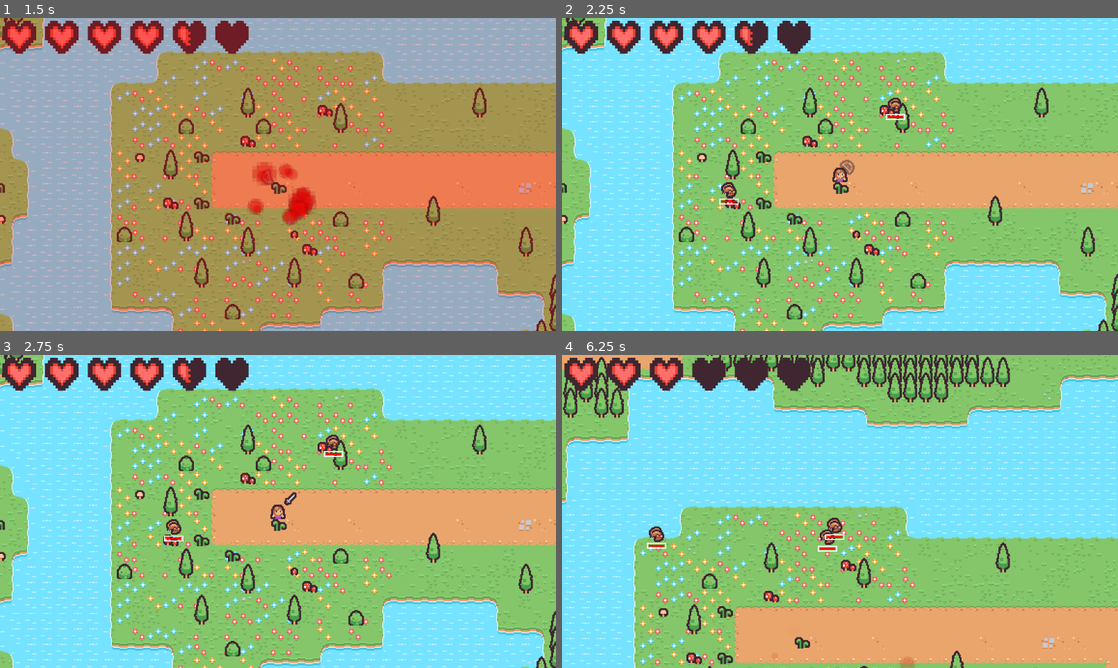
Above: before the commit, frames 1-4 (two rows, left to right).
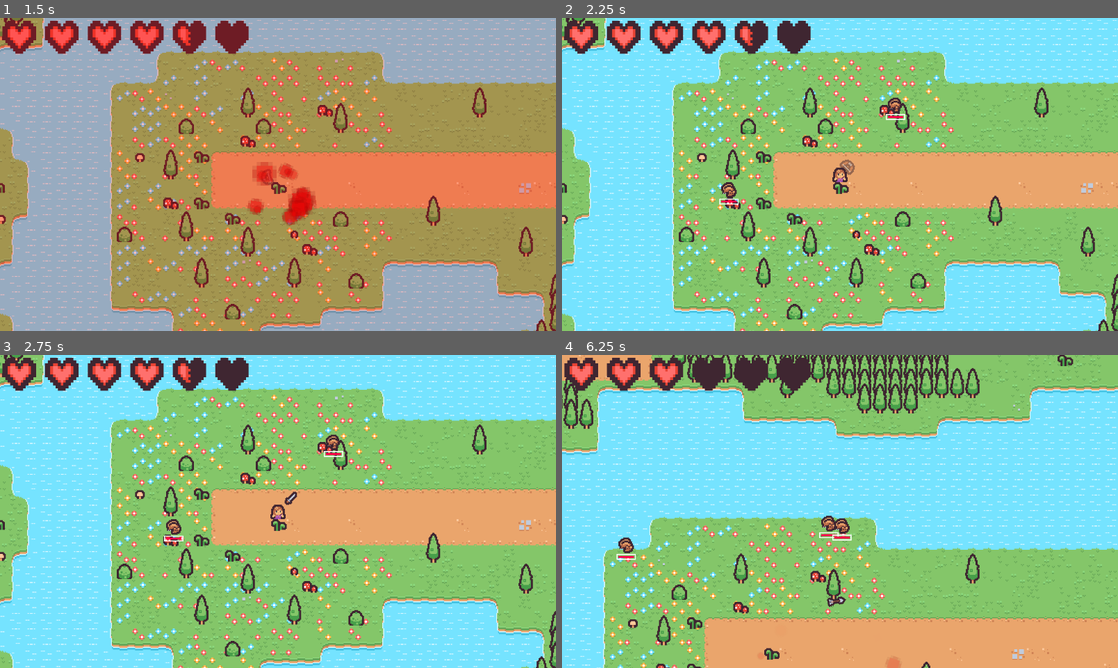
Above: after the commit, the same moments.

Repository: HazardWare/Hazardous-Quest
Game: Godot game, scene res://scenes/world/overworld.tscn
The game is run twice, just before and just after one commit, with the same random seed, the same clock (stepped at 60 frames per second) and the same inputs.
Inputs (mouse positions are in pixels of both pictures, inside the frame that each line leads up to):
- Up to frame 1 (1.5 s): move the mouse to (400, 158) at 0.52 s; hold Right (ui_right) 0.53-1.28 s; hold 1 (one) 0.53-1.28 s; tap Shift (shield) at 0.8, 1.35 s; tap Enter at 1.25 s; move the mouse to (166, 190) at 1.27 s; hold Down (ui_down) from 1.28 s (still down)
- Up to frame 2 (2.25 s): tap Middle mouse button (spawn) at 1.55 s; move the mouse to (895, 105) at 2.02 s; release Down (ui_down) at 2.03 s; hold Right (ui_right) from 2.03 s (still down); hold Middle mouse button (spawn) from 2.03 s (still down)
- Up to frame 3 (2.75 s): keep holding Right (ui_right); keep holding Middle mouse button (spawn); tap Space (sword) at 2.3 s
- Up to frame 4 (6.25 s): move the mouse to (812, 574) at 2.77 s; release Right (ui_right) at 2.78 s; release Middle mouse button (spawn) at 2.78 s; hold Up (ui_up) 2.78-3.53 s; tap Space (sword) at 2.85 s; tap 1 (one) at 3.05, 5.85 s; move the mouse to (1006, 558) at 3.52 s; press the mouse at (1006, 558) at 3.53 s; hold Left (ui_left) 3.53-5.03 s; tap Shift (shield) at 3.8 s; tap F7 (load) at 4.15 s; move the mouse to (673, 464) at 4.27 s; release the mouse at (673, 464) at 4.28 s; right-click (673, 464) at 4.35 s; tap Middle mouse button (spawn) at 4.55 s; move the mouse to (867, 511) at 5.02 s; hold Down (ui_down) 5.03-5.78 s; hold Space (sword) 5.03-5.78 s; tap E (interact) at 5.1 s; move the mouse to (756, 433) at 5.77 s; hold Right (ui_right) from 5.78 s (still down)

Frame 1 is identical in both runs. In frame 2, less than 0.1% of the frame differs, in the area x 28-62%, y 31-59%; in frame 3, less than 0.1%; in frame 4, 34%, in the area x 0-100%, y 0-100%.

Commit message:
Add animated health bar and update player attack logic

Diff:
--- a/scenes/components/EnemyComponents.tscn
+++ b/scenes/components/EnemyComponents.tscn
@@ -1,6 +1,9 @@
-[gd_scene load_steps=3 format=3 uid="uid://cr0n1oh77knc0"]
+[gd_scene load_steps=6 format=3 uid="uid://cr0n1oh77knc0"]
+
+[ext_resource type="Script" uid="uid://pwtjsc18y4lk" path="res://scenes/components/health_bar.gd" id="1_0k52e"]
 
 [sub_resource type="StyleBoxFlat" id="StyleBoxFlat_7t4eu"]
+bg_color = Color(1, 1, 1, 1)
 draw_center = false
 border_width_left = 5
 border_width_top = 5
@@ -13,7 +16,12 @@
 expand_margin_bottom = 10.0
 
 [sub_resource type="StyleBoxFlat" id="StyleBoxFlat_0k52e"]
-bg_color = Color(1, 0, 0, 1)
+bg_color = Color(1, 0, 0.294118, 1)
+
+[sub_resource type="StyleBoxEmpty" id="StyleBoxEmpty_ktywn"]
+
+[sub_resource type="StyleBoxFlat" id="StyleBoxFlat_k1pk0"]
+bg_color = Color(1, 1, 1, 1)
 
 [node name="EnemyComponents" type="Node2D"]
 
@@ -26,8 +34,23 @@
 scale = Vector2(0.2, 0.2)
 theme_override_styles/background = SubResource("StyleBoxFlat_7t4eu")
 theme_override_styles/fill = SubResource("StyleBoxFlat_0k52e")
+value = 80.0
+show_percentage = false
+script = ExtResource("1_0k52e")
+
+[node name="HealthBar2" type="ProgressBar" parent="HealthBar"]
+show_behind_parent = true
+layout_mode = 1
+anchors_preset = -1
+anchor_right = 1.0
+anchor_bottom = 1.0
+offset_right = 320.0
+offset_bottom = 40.0
+scale = Vector2(0.2, 0.2)
+theme_override_styles/background = SubResource("StyleBoxEmpty_ktywn")
+theme_override_styles/fill = SubResource("StyleBoxFlat_k1pk0")
 step = 0.001
-value = 50.0
+value = 90.0
 show_percentage = false
 
 [node name="StallTimer" type="Timer" parent="."]
--- /dev/null
+++ b/scenes/components/health_bar.gd
@@ -0,0 +1,16 @@
+extends ProgressBar
+
+var changeValueTween: Tween
+var opacityTween: Tween
+
+func _ready() -> void:
+	self.value_changed.connect(_change_value)
+
+func _change_value(newValue: float):
+	value = newValue
+	$HealthBar2.max_value = max_value
+	if changeValueTween:
+		changeValueTween.kill()
+	changeValueTween = create_tween()
+	changeValueTween.tween_property($HealthBar2, "value", newValue, 0.7)\
+	.set_trans(Tween.TRANS_SINE)
--- a/scenes/player/player.gd
+++ b/scenes/player/player.gd
@@ -37,6 +37,10 @@
 var lastLadder : Vector2 ## The last ladder position
 var lastPatchedTileOnAtlas : Vector3i ## The tile (on the atlas) of which lastLadder covered. Z is the ID
 
+var readyForAction: bool :
+	get():
+		return true if ( not $Arm/Attack.is_playing() and knockback == Vector2.ZERO) else false
+
 var bowHeldTime : float = 0.0
 @export var requiredBowTime := 0.5
 
@@ -143,11 +147,11 @@
 		$Arm/Attack.play("RESET")
 
 	# Jab:
-	if event.is_action_pressed("sword") and not shielding and not $Arm/Attack.is_playing():
+	if event.is_action_pressed("sword") and not shielding and not $Arm/Attack.is_playing() and knockback == Vector2.ZERO:
 		$AnimationPlayer.play("RESET")
 		$Arm/Attack.play("RESET")
 		$Arm/Attack.play(attackMode)
-		$Arm/Marker2D/Weapon.strength = attackModeStrength[attackMode]
+		#$Arm/Marker2D/Weapon.strength = attackModeStrength[attackMode]
 		$Arm/Bow.modulate.a = 0.0
 		$UIElements/UI.update_health(self)
 		var lookingLeft = snapped( rad_to_deg(get_global_mouse_position().angle_to_point(position)) + 180 , 180) == 180
@@ -191,7 +195,7 @@
 		return
 
 	# Can't do this stuff whilst attacking
-	if not $Arm/Attack.is_playing():
+	if not $Arm/Attack.is_playing() and knockback == Vector2.ZERO:
 
 		# Shielding
 		shielding = true if Input.is_action_pressed("shield") else false
@@ -215,8 +219,7 @@
 		var angleToTheMouse = get_global_mouse_position().angle_to_point(position)
 		$Arm.rotation = deg_to_rad( snapped( rad_to_deg(angleToTheMouse) + 180 , snappingAngle) )
 	else:
-		velocity = Vector2.ZERO
-		shielding = false
+		velocity = lerp(velocity, Vector2.ZERO, delta * friction)
 
 ## Rudimentary shooting method
 func shoot():
--- a/scenes/player/player.tscn
+++ b/scenes/player/player.tscn
@@ -162,6 +162,42 @@
 "update": 0,
 "values": [0.0]
 }
+tracks/4/type = "value"
+tracks/4/imported = false
+tracks/4/enabled = true
+tracks/4/path = NodePath("Marker2D/Weapon:strength")
+tracks/4/interp = 1
+tracks/4/loop_wrap = true
+tracks/4/keys = {
+"times": PackedFloat32Array(0),
+"transitions": PackedFloat32Array(1),
+"update": 1,
+"values": [2]
+}
+tracks/5/type = "value"
+tracks/5/imported = false
+tracks/5/enabled = true
+tracks/5/path = NodePath("Marker2D/Weapon:flip_h")
+tracks/5/interp = 1
+tracks/5/loop_wrap = true
+tracks/5/keys = {
+"times": PackedFloat32Array(0),
+"transitions": PackedFloat32Array(1),
+"update": 1,
+"values": [true]
+}
+tracks/6/type = "value"
+tracks/6/imported = false
+tracks/6/enabled = true
+tracks/6/path = NodePath("Marker2D/Weapon:modulate")
+tracks/6/interp = 1
+tracks/6/loop_wrap = true
+tracks/6/keys = {
+"times": PackedFloat32Array(0),
+"transitions": PackedFloat32Array(1),
+"update": 0,
+"values": [Color(1, 1, 1, 1)]
+}
 
 [sub_resource type="Animation" id="Animation_h17s1"]
 resource_name = "big_swipe"
@@ -202,6 +238,18 @@
 "update": 0,
 "values": [-1.5708, 1.5708]
 }
+tracks/3/type = "value"
+tracks/3/imported = false
+tracks/3/enabled = true
+tracks/3/path = NodePath("Marker2D/Weapon:strength")
+tracks/3/interp = 1
+tracks/3/loop_wrap = true
+tracks/3/keys = {
+"times": PackedFloat32Array(0),
+"transitions": PackedFloat32Array(1),
+"update": 1,
+"values": [2]
+}
 
 [sub_resource type="Animation" id="Animation_p47bc"]
 resource_name = "jab"
@@ -214,7 +262,7 @@
 tracks/0/loop_wrap = true
 tracks/0/keys = {
 "times": PackedFloat32Array(0, 0.5, 1.2),
-"transitions": PackedFloat32Array(1, 1, 1),
+"transitions": PackedFloat32Array(-2, -2, -2),
 "update": 0,
 "values": [Vector2(0, 0), Vector2(18, 0), Vector2(0, 0)]
 }
@@ -225,7 +273,7 @@
 tracks/1/interp = 1
 tracks/1/loop_wrap = true
 tracks/1/keys = {
-"times": PackedFloat32Array(0.0333333, 1.06667),
+"times": PackedFloat32Array(0.1, 0.966667),
 "transitions": PackedFloat32Array(1, 1),
 "update": 1,
 "values": [true, false]
@@ -241,6 +289,42 @@
 "transitions": PackedFloat32Array(1),
 "update": 0,
 "values": [1.5708]
+}
+tracks/3/type = "value"
+tracks/3/imported = false
+tracks/3/enabled = true
+tracks/3/path = NodePath("Marker2D/Weapon:strength")
+tracks/3/interp = 0
+tracks/3/loop_wrap = true
+tracks/3/keys = {
+"times": PackedFloat32Array(0, 0.5, 0.7),
+"transitions": PackedFloat32Array(1, 1, 1),
+"update": 1,
+"values": [4, 5, 2]
+}
+tracks/4/type = "value"
+tracks/4/imported = false
+tracks/4/enabled = true
+tracks/4/path = NodePath("Marker2D/Weapon:flip_h")
+tracks/4/interp = 1
+tracks/4/loop_wrap = true
+tracks/4/keys = {
+"times": PackedFloat32Array(0, 0.5, 0.7),
+"transitions": PackedFloat32Array(1, 1, 1),
+"update": 1,
+"values": [true, false, true]
+}
+tracks/5/type = "value"
+tracks/5/imported = false
+tracks/5/enabled = true
+tracks/5/path = NodePath("Marker2D/Weapon:modulate")
+tracks/5/interp = 0
+tracks/5/loop_wrap = true
+tracks/5/keys = {
+"times": PackedFloat32Array(0, 0.5, 0.7, 1.23333),
+"transitions": PackedFloat32Array(1, 1, 1, 1),
+"update": 0,
+"values": [Color(1, 1, 1, 1), Color(2, 2, 2, 1), Color(1, 1, 1, 1), Color(1, 1, 1, 1)]
 }
 
 [sub_resource type="Animation" id="Animation_lvxji"]
--- a/scripts/class_projectile.gd
+++ b/scripts/class_projectile.gd
@@ -86,7 +86,7 @@
 		strength = 0
 		#reparent(body)
 		stabbed = true
-		queue_free()
+		#queue_free()
 	else:
 		$SmokeParticles.emitting = true
 	initial_velocity = Vector2.ZERO
--- a/scripts/inheritsCharacter/class_enemy.gd
+++ b/scripts/inheritsCharacter/class_enemy.gd
@@ -91,7 +91,7 @@
 
 	var parent : Node = area.get_parent()
 	if parent is Character and parent.is_in_group("Friendly"):
-		parent.applyKnockback((area.global_position - global_position).normalized(), 250.0, 0.12 * parent.strength)
+		parent.applyKnockback((area.global_position - global_position).normalized(), 250.0, 0.12)
 	if parent is Weapon or parent is Projectile:
 		applyKnockback((global_position - area.global_position).normalized(), 250.0, 0.12 * parent.strength)
 	if parent is Projectile:
Not shown, added: scenes/components/health_bar.gd.uid
